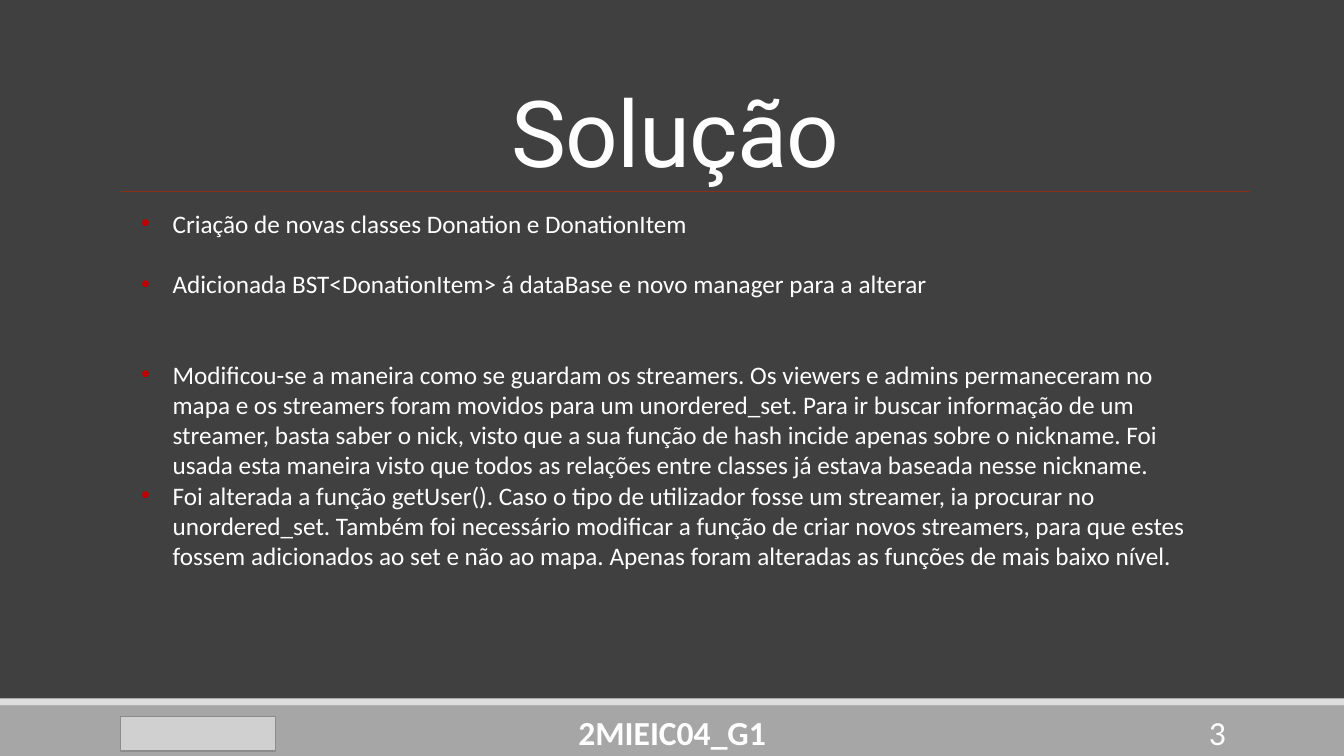
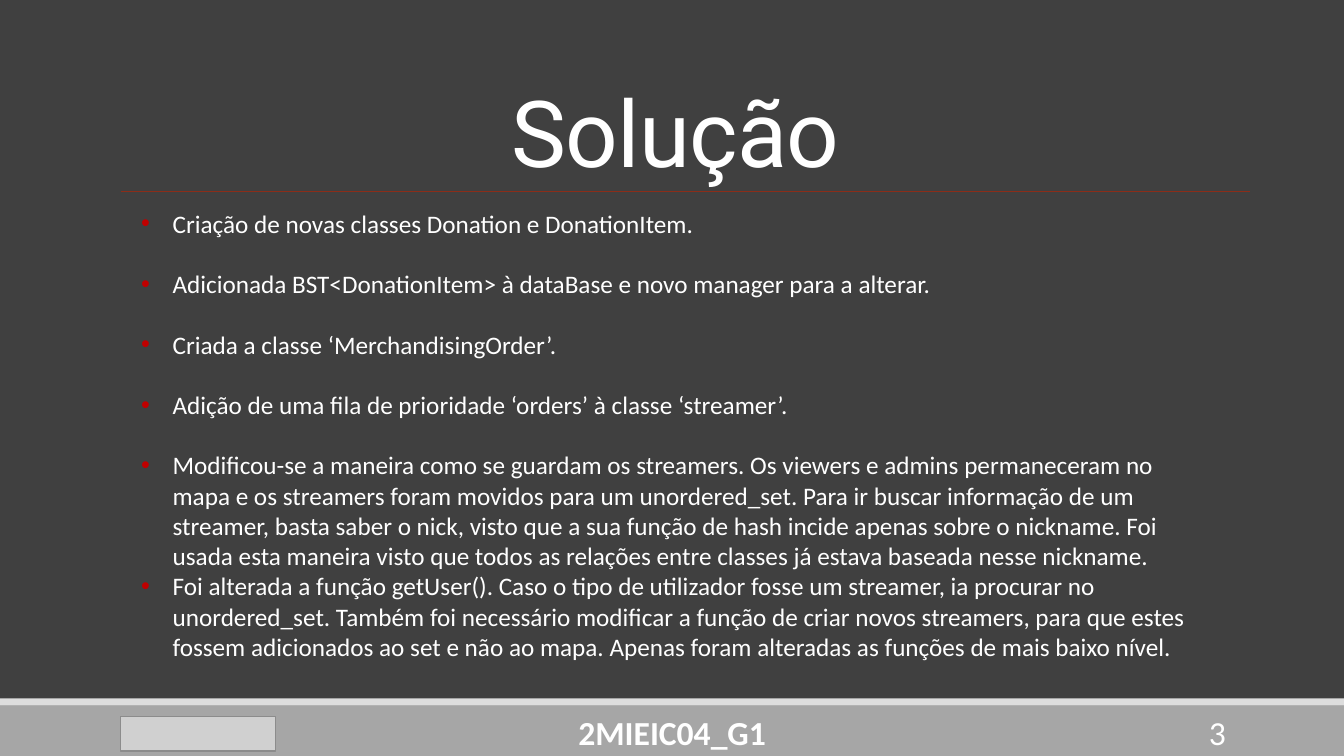
Before and after one commit to DoStini/FEUP-AEDA-proj, a slide deck: slide 3 of StreamZ__P2.pptx. Drawn at 1344x756 pixels with LibreOffice and Linux fonts; fonts in the diff are those of the drawing; grey boxes stand for pictures. Boxes give left, top, right and bottom in pixels: in the first picture for what was removed or moved away, otherwise in the second. Text is boxed around its words. In the diff, an @@ line names an element or a change of style, - is before the commit and + after.

Commit message:
update: merch pp

```diff
--- a/StreamZ__P2.pptx
+++ b/StreamZ__P2.pptx
@@ text at (173, 215, 930, 418): text changed @@
-• Criação de novas classes Donation e DonationItem
-• Adicionada BST<DonationItem> á dataBase e novo manager para a alterar
+• Criação de novas classes Donation e DonationItem.
+• Adicionada BST<DonationItem> à dataBase e novo manager para a alterar.
+• Criada a classe ‘MerchandisingOrder’.
+• Adição de uma fila de prioridade ‘orders’ à classe ‘streamer’.
```
Also in this commit, not shown: 2 other slides changed, 3 slides added, 1 slide removed.
